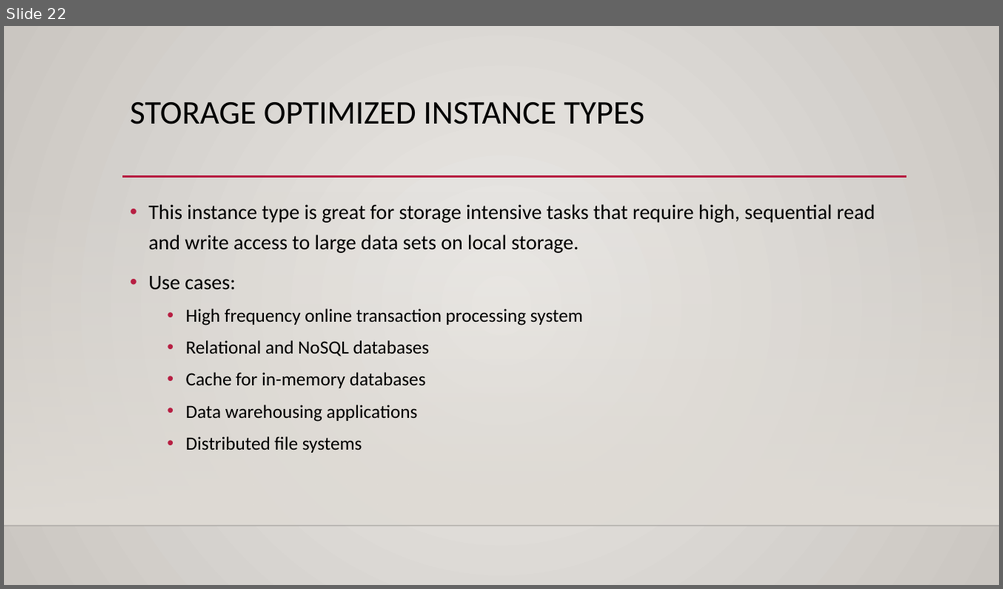
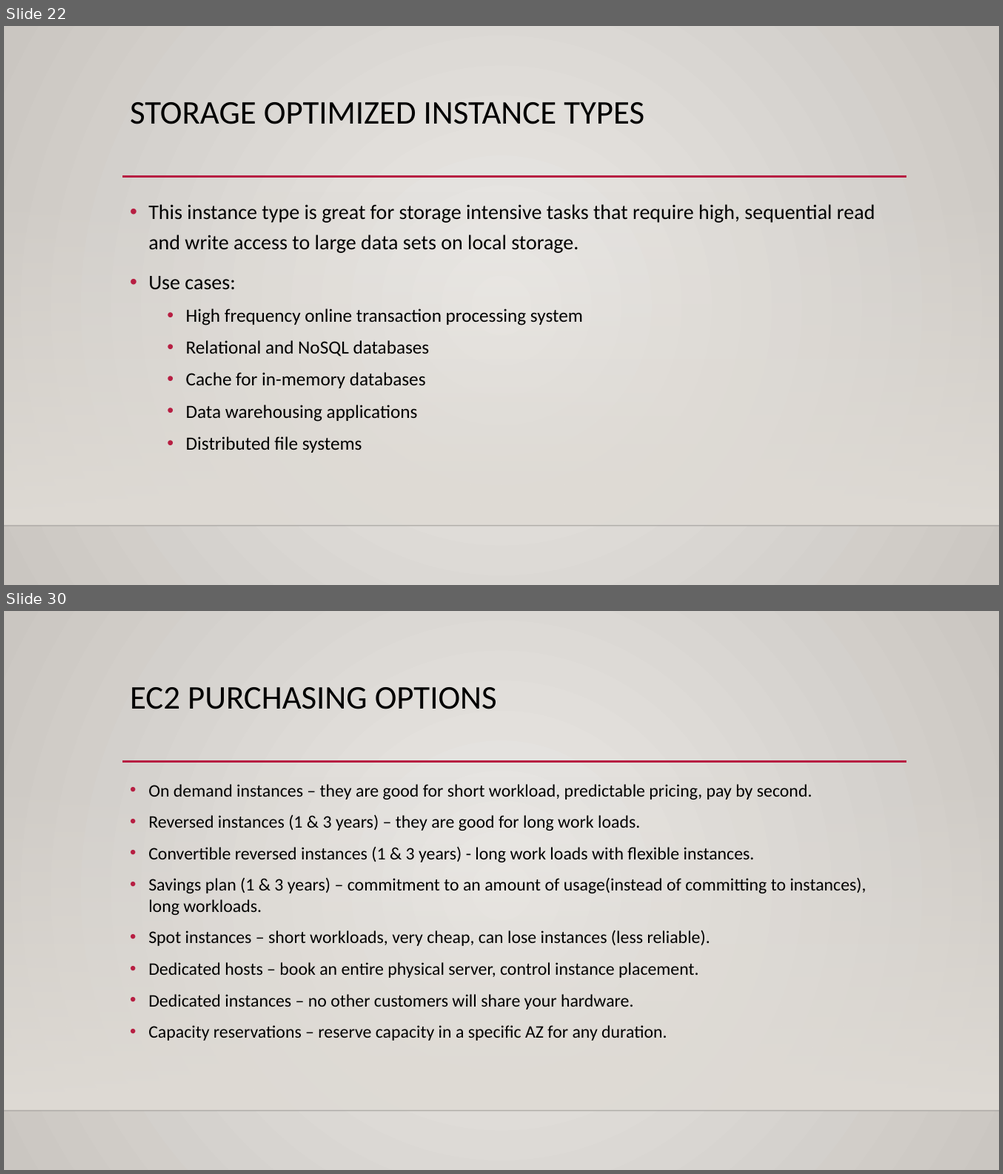
Before and after one commit to kushalnaidu007/AWS-Solution-Architect, a slide deck: AWS-SAA.pptx. Shown one above the other, each under a label of ours: slide 22 before the commit, slides 22 and 30 after it; the slides between them are not shown. The pictures are 1003x589 and 1003x1174 pixels, drawn with LibreOffice and Linux fonts; fonts in the diff are those of the drawing; background and template pictures are left out. Boxes give left, top, right and bottom in pixels: in the first picture for what was removed or moved away, otherwise in the second. Text is boxed around its words. In the diff, an @@ line names an element or a change of style, - is before the commit and + after.

Commit message:
updated the ppt with EC2
Added more information about the security groups, how to SSH the EC2 instance and different pricing options of EC2.

```diff
--- a/AWS-SAA.pptx
+++ b/AWS-SAA.pptx
@@ slide 30 added at [4, 611, 999, 1170], background gradient #ECEAE7 to #CAC7C1; not listed: 3 template elements that a slide beside it also shows @@
@@ title added at [130, 687, 497, 709], 32 pt, text #000000 @@
+EC2 PURCHASING OPTIONS
@@ text added at [148, 784, 866, 1041], 17 pt, text #000000 @@
+• On demand instances – they are good for short workload, predictable pricing, pay by second.
+• Reversed instances (1 & 3 years) – they are good for long work loads.
+• Convertible reversed instances (1 & 3 years) - long work loads with flexible instances.
+• Savings plan (1 & 3 years) – commitment to an amount of usage(instead of committing to instances), long workloads.
+• Spot instances – short workloads, very cheap, can lose instances (less reliable).
+• Dedicated hosts – book an entire physical server, control instance placement.
+• Dedicated instances – no other customers will share your hardware.
+• Capacity reservations – reserve capacity in a specific AZ for any duration.
```
Also in this commit, not shown: 15 other slides added.
